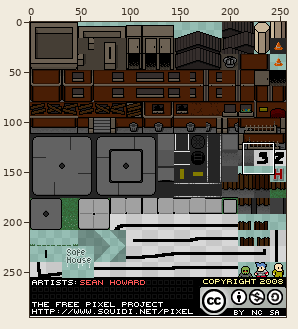
Two versions of one sprite sheet, assets/ztown.png. The picture above shows the old version from afar; the outline marks the close-up.
Close-up. Earlier state:
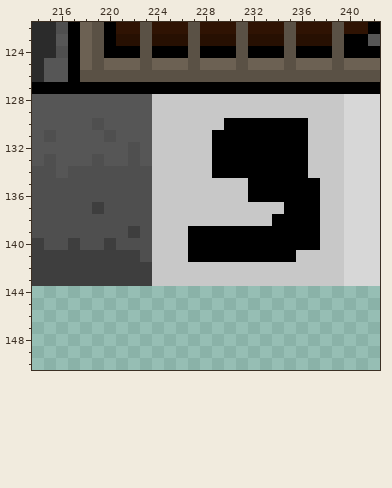
The file is 256x295 pixels. Pixels under 10% opacity are left out. Colours within 5 levels of each other are drawn and written as one. Shown: x 214..242, y 122..150.
The same view after the edit:
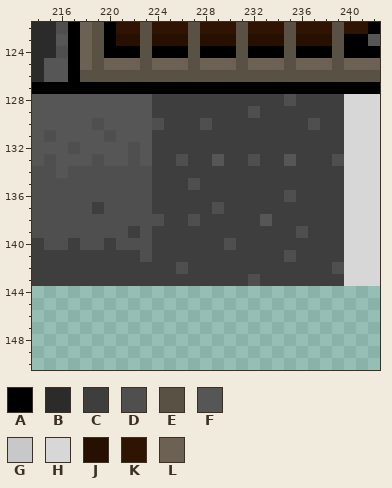
Palette (. is transparent): A #000000  B #2b2b2b  C #3e3e3e  D #4f4f4f  E #5a5145  F #565656  G #c8c8c8  H #d7d7d7  J #271002  K #2f1303  L #6c6153
From old to new:
{"y":128,"x":224,"old":"GGGGGGGGGGGGGGGG","new":"CCCCCCCCCCCDCCCC"}
{"y":129,"x":224,"old":"GGGGGGGGGGGGGGGG","new":"CCCCCCCCDCCCCCCC"}
{"y":130,"x":224,"old":"GGGGGGAAAAAAAGGG","new":"DCCCDCCCCCCCCDCC"}
{"y":131,"x":224,"old":"GGGGGAAAAAAAAGGG","new":"CCCCCCCCCCCCCCCC"}
{"y":132,"x":217,"old":"F","new":"D"}
{"y":132,"x":224,"old":"GGGGGAAAAAAAAGGG","new":"CCCCCCCCCCCCCCCC"}
{"y":133,"x":224,"old":"GGGGGAAAAAAAAGGG","new":"CCDCCFCCDCCFCCCD"}
{"y":134,"x":224,"old":"GGGGGAAAAAAAAGGG","new":"CCCCCCCCCCCCCCCC"}
{"y":135,"x":224,"old":"GGGGGGGGAAAAAAGG","new":"CCCDCCCCCCCCCCCC"}
{"y":136,"x":224,"old":"GGGGGGGGAAAAAAGG","new":"CCCCCCCCCCCDCCCC"}
{"y":137,"x":224,"old":"GGGGGGGGGGGAAAGG","new":"CCCCCDCCCCCCCCCC"}
{"y":138,"x":224,"old":"GGGGGGGGGGAAAAGG","new":"DCCDCCCCCFCCCCCC"}
{"y":139,"x":224,"old":"GGGAAAAAAAAAAAGG","new":"CCCCCCCCCCCCDCCC"}
{"y":140,"x":224,"old":"GGGAAAAAAAAAAAGG","new":"CCCCCCDCCCCCCCCC"}
{"y":141,"x":224,"old":"GGGAAAAAAAAAGGGG","new":"CCCCCCCCCCCDCCCC"}
{"y":142,"x":224,"old":"GGGGGGGGGGGGGGGG","new":"CCDCCCCCCCCCCCCD"}
{"y":143,"x":224,"old":"GGGGGGGGGGGGGGGG","new":"CCCCCCCCDCCCCCCC"}
{"label":"changed","picture_box":[152,94,344,286]}
{"label":"changed","picture_box":[68,142,80,154]}
